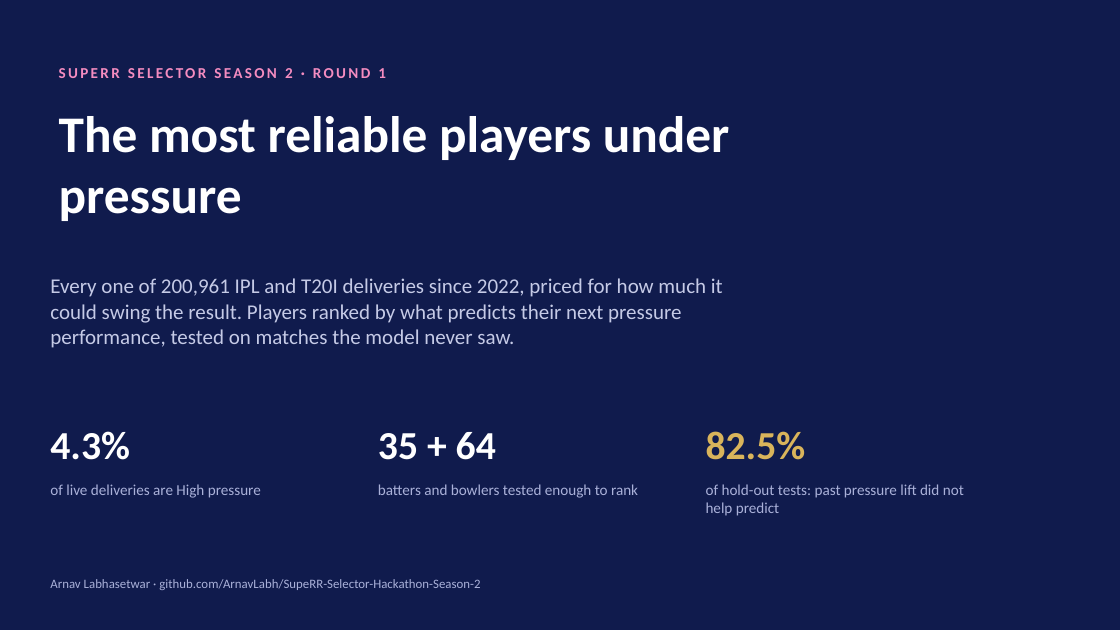
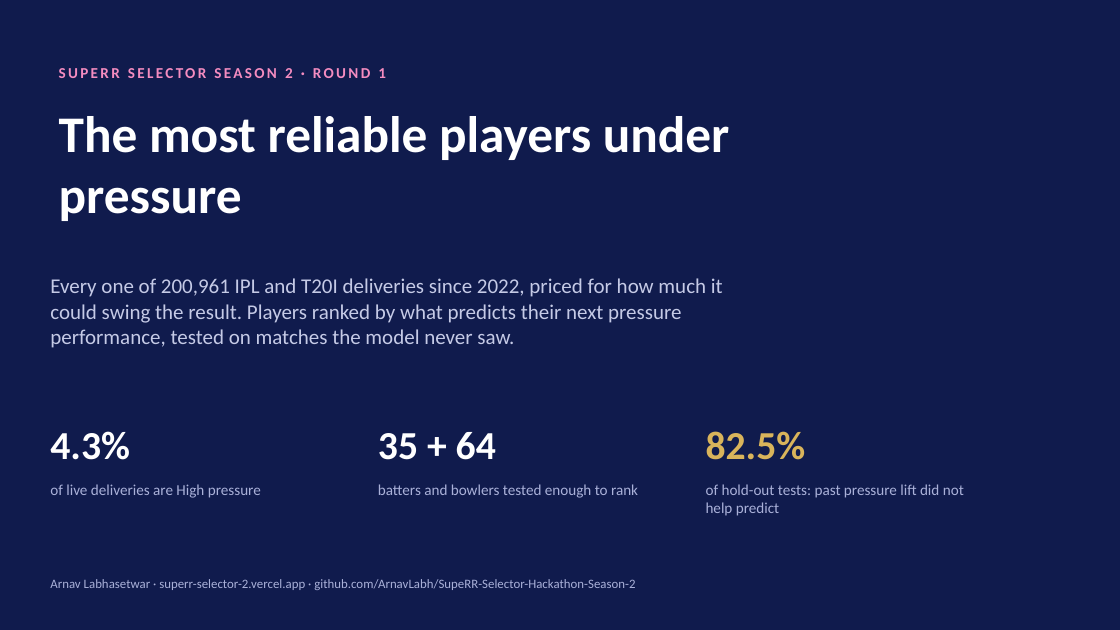
Before and after one commit to ArnavLabh/SupeRR-Selector-Hackathon-Season-2, a slide deck: slide 1 of reports/Pressure_Index_Executive_Deck.pptx. Drawn at 1120x630 pixels with LibreOffice and Linux fonts; fonts in the diff are those of the drawing. Boxes give left, top, right and bottom in pixels: in the first picture for what was removed or moved away, otherwise in the second. Text is boxed around its words. In the diff, an @@ line names an element or a change of style, - is before the commit and + after.

```diff
--- a/reports/Pressure_Index_Executive_Deck.pptx
+++ b/reports/Pressure_Index_Executive_Deck.pptx
@@ text at (50,579,635,590): text changed @@
-Arnav Labhasetwar · github.com/ArnavLabh/SupeRR-Selector-Hackathon-Season-2
+Arnav Labhasetwar · superr-selector-2.vercel.app · github.com/ArnavLabh/SupeRR-Selector-Hackathon-Season-2
```
Also in this commit, not shown: 2 other slides changed, 47 other files.
